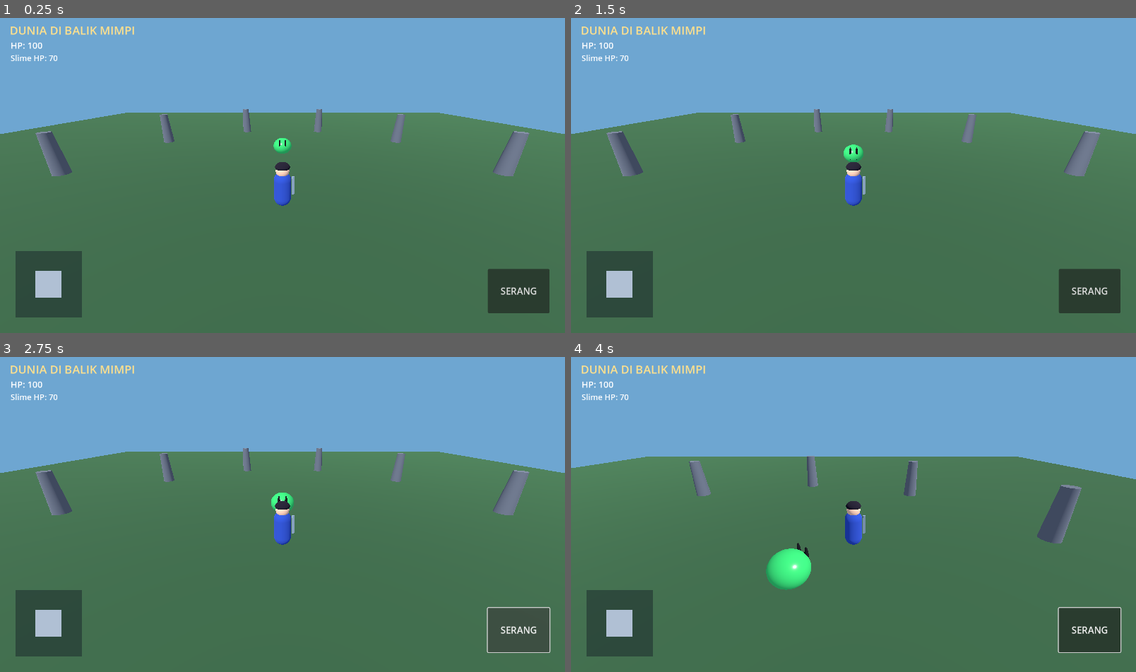
Above: before the commit, frames 1-4 (two rows, left to right).
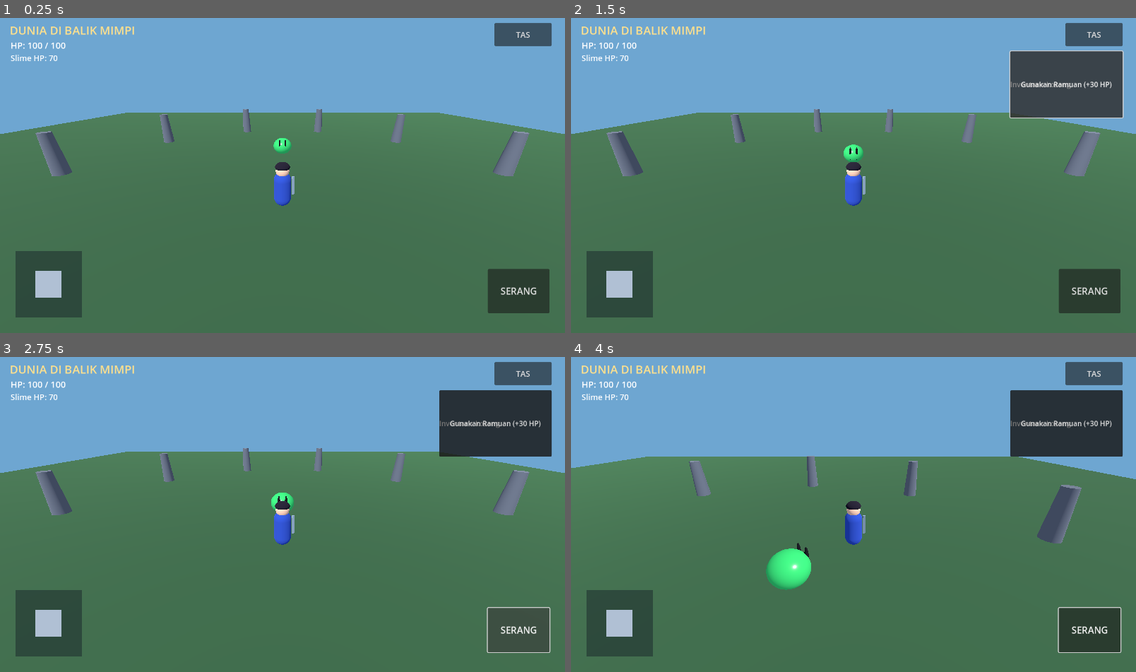
Above: after the commit, the same moments.

Repository: anjingsayang80-ui/Dunia-di-Balik-Mimpi
Game: Godot game, scene res://scenes/main.tscn
Two runs of this game, one before a commit and one after it. Both use one fixed random seed, a clock stepped at 60 frames per second and the inputs below.
Inputs (mouse positions are in pixels of both pictures, inside the frame that each line leads up to):
- Up to frame 1 (0.25 s): no input
- Up to frame 2 (1.5 s): click (1096, 33) at 0.5 s, where only the run after the commit has a clickable "TAS"; click (1068, 84) at 1.25 s, where only the run after the commit has a clickable "Gunakan Ramuan (+30 HP)"
- Up to frame 3 (2.75 s): click "SERANG" at 2 s
- Up to frame 4 (4 s): tap Enter at 2.75 s; move the mouse to (977, 498) at 2.77 s; hold Right (ui_right) 2.78-3.5 s; click (977, 498) at 2.92 s; drag from (740, 530) to (825, 577) at 3.52 s

The runs differ from the first frame. In frame 1, 0.8% of the frame differs, in the area x 8-98%, y 1-10%; in frame 2, 5.2%, in the area x 8-98%, y 1-32%; in frame 3, 5.0%; in frame 4, 5.0%.
Error after the commit: Invalid call. Nonexistent function 'get_quest_text' in base 'Node'. (res://scripts/main.gd:230)

Commit message:
Add quest and inventory gameplay systems

Diff:
--- a/android-game/scripts/main.gd
+++ b/android-game/scripts/main.gd
@@ -2,13 +2,22 @@
 
 var hero: CharacterBody3D
 var slime: CharacterBody3D
+var game_state: Node
 var move_vector := Vector2.ZERO
 var joystick: Control
 var knob: ColorRect
 var hp_text: Label
 var enemy_text: Label
+var quest_text: Label
+var inventory_text: Label
+var notice_text: Label
+var inventory_panel: PanelContainer
 
 func _ready() -> void:
+    game_state = Node.new()
+    game_state.name = "GameState"
+    game_state.set_script(load("res://scripts/game_state.gd"))
+    add_child(game_state)
     _make_world()
     _make_hud()
 
@@ -98,6 +107,45 @@
     enemy_text.add_theme_font_size_override("font_size", 18)
     layer.add_child(enemy_text)
 
+    quest_text = Label.new()
+    quest_text.position = Vector2(24, 118)
+    quest_text.size = Vector2(420, 55)
+    quest_text.add_theme_font_size_override("font_size", 16)
+    layer.add_child(quest_text)
+
+    notice_text = Label.new()
+    notice_text.position = Vector2(24, 180)
+    notice_text.add_theme_color_override("font_color", Color(1.0, 0.9, 0.45))
+    layer.add_child(notice_text)
+
+    var inventory_button := Button.new()
+    inventory_button.text = "TAS"
+    inventory_button.position = Vector2(-160, 18)
+    inventory_button.size = Vector2(130, 52)
+    inventory_button.anchor_left = 1.0
+    inventory_button.anchor_right = 1.0
+    inventory_button.add_theme_font_size_override("font_size", 18)
+    inventory_button.pressed.connect(_toggle_inventory)
+    layer.add_child(inventory_button)
+
+    inventory_panel = PanelContainer.new()
+    inventory_panel.position = Vector2(-285, 82)
+    inventory_panel.size = Vector2(255, 150)
+    inventory_panel.anchor_left = 1.0
+    inventory_panel.anchor_right = 1.0
+    inventory_panel.visible = false
+    layer.add_child(inventory_panel)
+
+    inventory_text = Label.new()
+    inventory_text.text = "Inventaris kosong"
+    inventory_text.autowrap_mode = TextServer.AUTOWRAP_WORD_SMART
+    inventory_panel.add_child(inventory_text)
+
+    var use_potion := Button.new()
+    use_potion.text = "Gunakan Ramuan (+30 HP)"
+    use_potion.pressed.connect(_use_potion)
+    inventory_panel.add_child(use_potion)
+
     joystick = Control.new()
     joystick.position = Vector2(35, -185)
     joystick.size = Vector2(155, 155)
@@ -109,12 +157,14 @@
     var base := ColorRect.new()
     base.size = Vector2(150, 150)
     base.color = Color(0.06, 0.08, 0.13, 0.42)
+    base.mouse_filter = Control.MOUSE_FILTER_IGNORE
     joystick.add_child(base)
 
     knob = ColorRect.new()
     knob.position = Vector2(45, 45)
     knob.size = Vector2(60, 60)
     knob.color = Color(0.82, 0.87, 0.98, 0.8)
+    knob.mouse_filter = Control.MOUSE_FILTER_IGNORE
     joystick.add_child(knob)
 
     var attack := Button.new()
@@ -129,6 +179,30 @@
     attack.pressed.connect(hero.attack)
     layer.add_child(attack)
 
+func _toggle_inventory() -> void:
+    inventory_panel.visible = not inventory_panel.visible
+    _refresh_inventory()
+
+func _use_potion() -> void:
+    if game_state.use_item("Ramuan Kecil") and hero.hp < 100:
+        hero.hp = mini(100, hero.hp + 30)
+        notice_text.text = "Ramuan digunakan: HP +30"
+    elif game_state.get_item_count("Ramuan Kecil") <= 0:
+        notice_text.text = "Ramuan tidak tersedia."
+    else:
+        notice_text.text = "HP masih penuh."
+    _refresh_inventory()
+
+func _refresh_inventory() -> void:
+    var items: Dictionary = game_state.inventory
+    var lines := ["INVENTARIS"]
+    if items.is_empty():
+        lines.append("Belum ada barang.")
+    else:
+        for item in items:
+            lines.append("%s x%d" % [item, items[item]])
+    inventory_text.text = "\n".join(lines)
+
 func _on_joystick_input(event: InputEvent) -> void:
     if event is InputEventScreenTouch:
         if event.pressed:
@@ -150,6 +224,12 @@
 func _process(_delta: float) -> void:
     if is_instance_valid(hero):
         hero.mobile_move = move_vector
-        hp_text.text = "HP: %d" % hero.hp
+        hp_text.text = "HP: %d / 100" % hero.hp
     if is_instance_valid(slime):
         enemy_text.text = "Slime HP: %d" % slime.hp if slime.hp > 0 else "Slime dikalahkan!"
+    quest_text.text = game_state.get_quest_text()
+    if inventory_panel.visible:
+        _refresh_inventory()
+    if game_state.last_notice != "":
+        notice_text.text = game_state.last_notice
+        game_state.last_notice = ""
